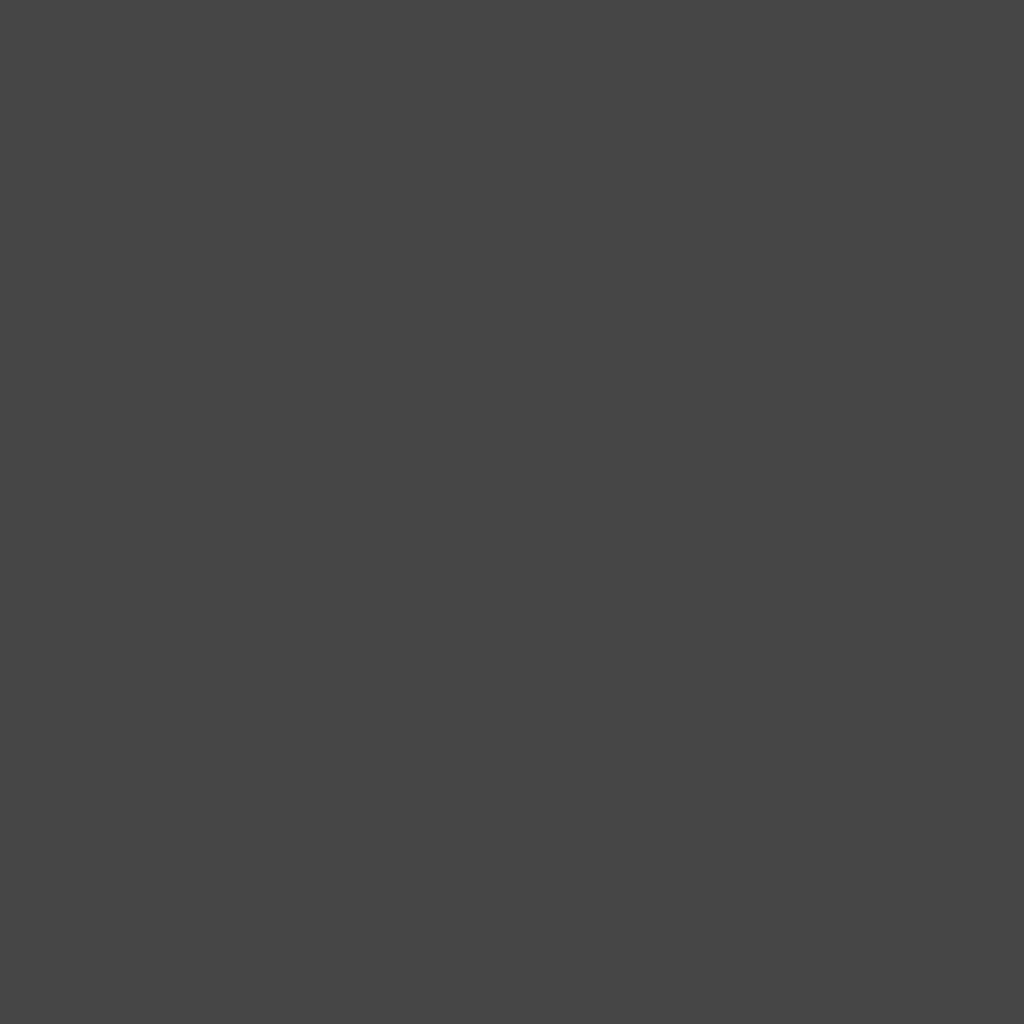
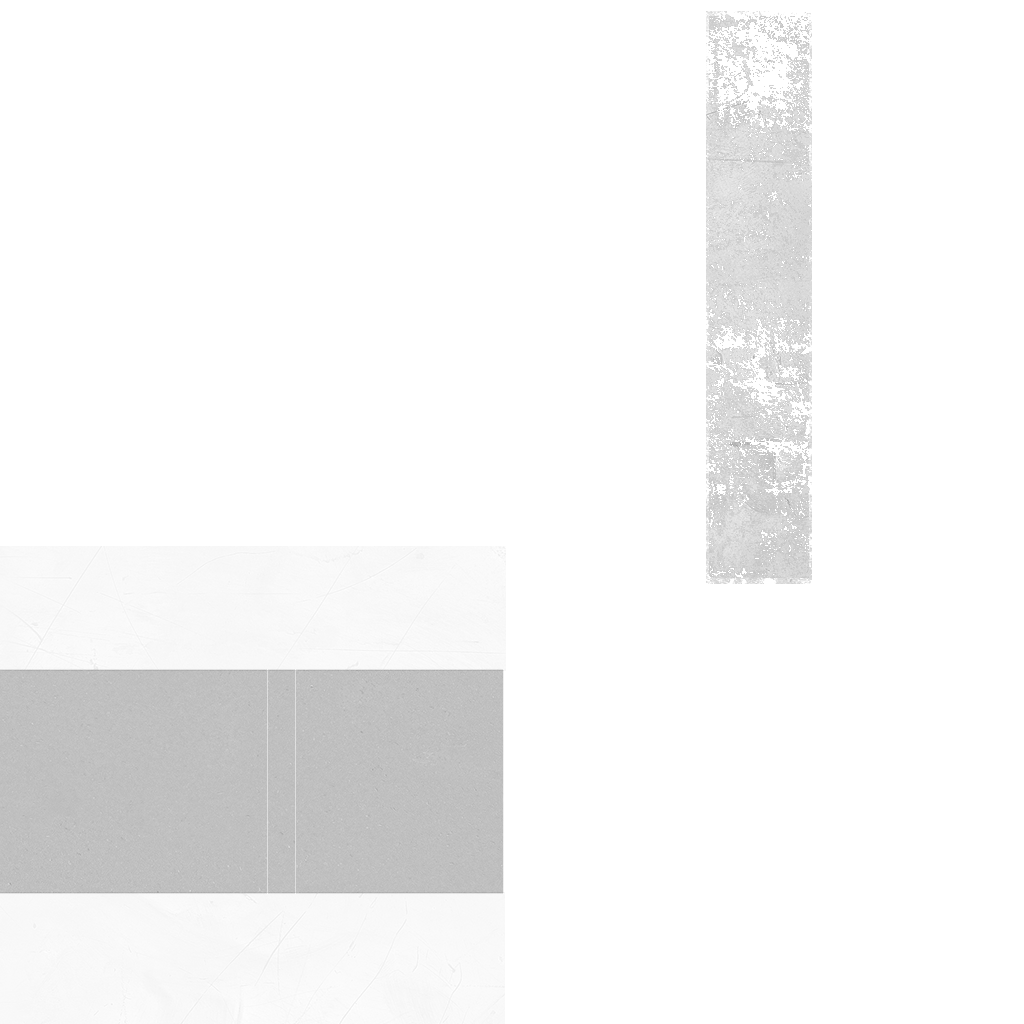
Layers edited between the first and the second 1024×1024 image:
added layer "Red PVC Plastic [Cq-qy-iBTH]" above "Background" over [0, 11, 812, 1024]
"Background": opacity 72% → 0%, painted on it over [0, 0, 1024, 1024]
